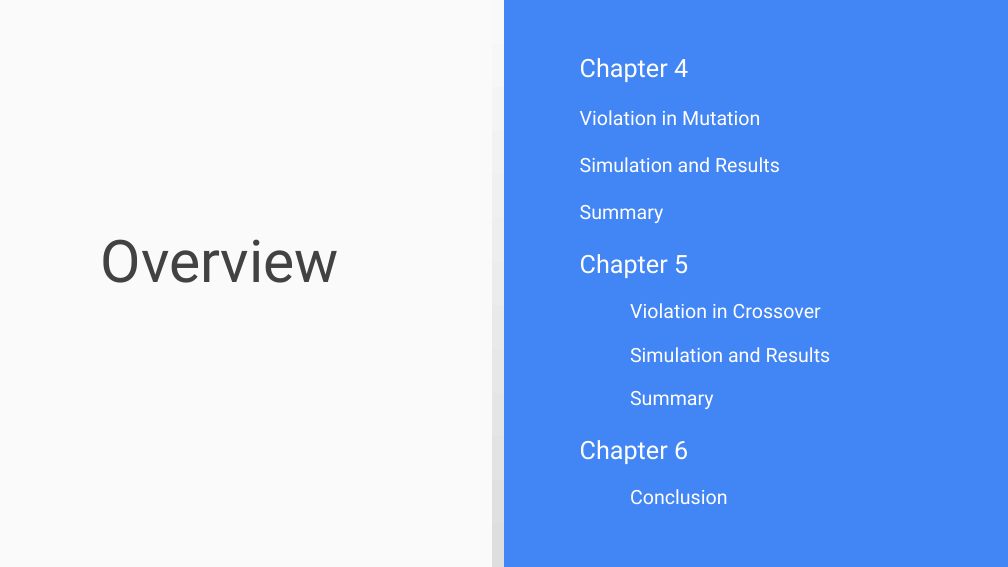
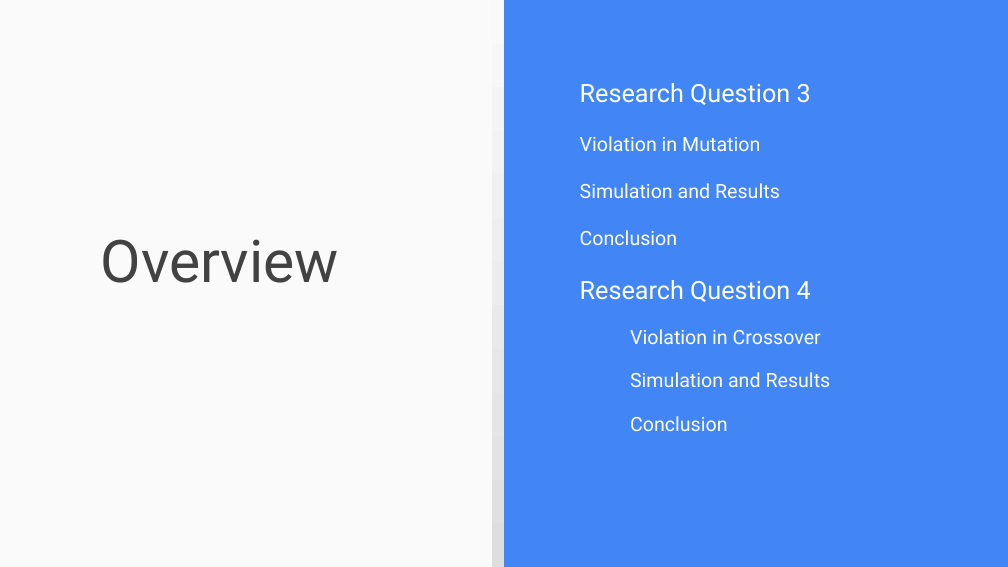
Before and after one commit to mduwalsh/project, a slide deck: slide 3 of thesis_slides_mahendra.odp. Drawn at 1008x567 pixels with LibreOffice and Linux fonts; fonts in the diff are those of the drawing. Boxes give left, top, right and bottom in pixels: in the first picture for what was removed or moved away, otherwise in the second. Text is boxed around its words. In the diff, an @@ line names an element or a change of style, - is before the commit and + after.

```diff
--- a/thesis_slides_mahendra.odp
+++ b/thesis_slides_mahendra.odp
@@ text at (580, 83, 811, 105): text changed @@
-Chapter 4
+Research Question 3
@@ text at (580, 230, 811, 302): text changed @@
-Summary
-Chapter 5
+Conclusion
+Research Question 4
@@ text at (580, 391, 714, 464): paragraphs removed @@
-Summary
-Chapter 6
```
Also in this commit, not shown: 10 other slides changed, 13 slides added, 4 slides removed, 4 other files.
